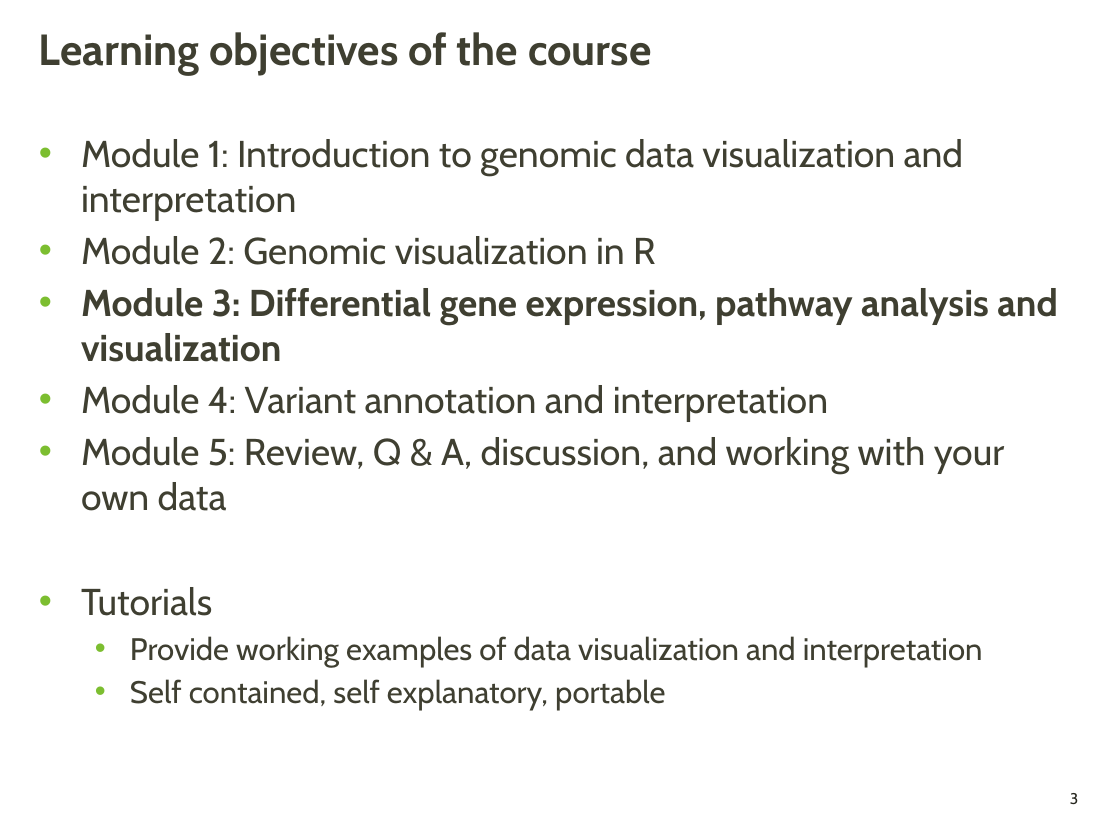
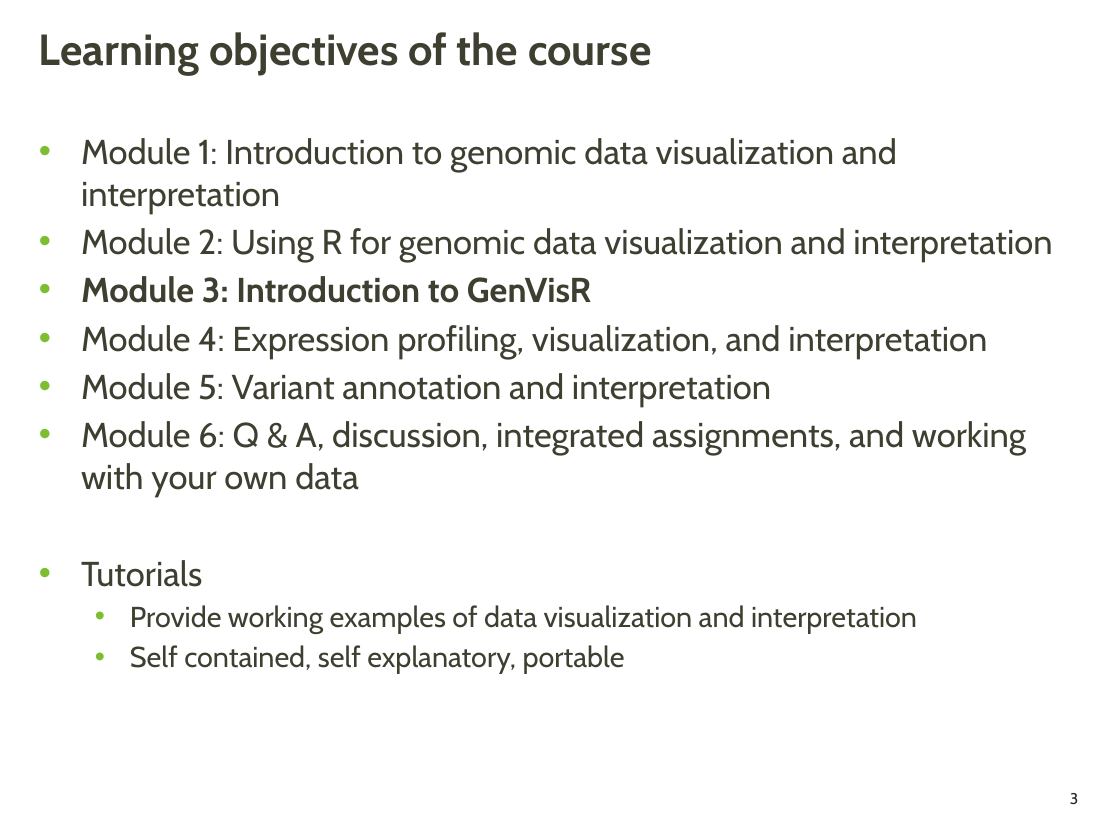
Before and after one commit to griffithlab/genviz.org, a slide deck: slide 3 of lectures/GenViz_Module3_Lecture.pptx. Drawn at 1120x840 pixels with LibreOffice and Linux fonts; fonts in the diff are those of the drawing; background and template pictures are left out. Boxes give left, top, right and bottom in pixels: in the first picture for what was removed or moved away, otherwise in the second. Text is boxed around its words. In the diff, an @@ line names an element or a change of style, - is before the commit and + after.

```diff
--- a/lectures/GenViz_Module3_Lecture.pptx
+++ b/lectures/GenViz_Module3_Lecture.pptx
@@ text at [81,138,917,674]: size 24 to 22.2 pt in "Module 1: Introduction to genomic data visualization ...", "Tutorials"; size 20 to 18.5 pt in "Provide working examples of data visualization and ...", "Self contained, self explanatory, portable" @@
@@ text at [81,228,1052,497]: text changed; size 24 to 22.2 pt @@
-• Module 2: Genomic visualization in R
-• Module 3: Differential gene expression, pathway analysis and visualization
-• Module 4: Variant annotation and interpretation
-• Module 5: Review, Q & A, discussion, and working with your own data
+• Module 2: Using R for genomic data visualization and interpretation
+• Module 3: Introduction to GenVisR
+• Module 4: Expression profiling, visualization, and interpretation
+• Module 5: Variant annotation and interpretation
+• Module 6: Q & A, discussion, integrated assignments, and working with your own data
```
Also in this commit, not shown: 2 other slides changed, 6 other files.
